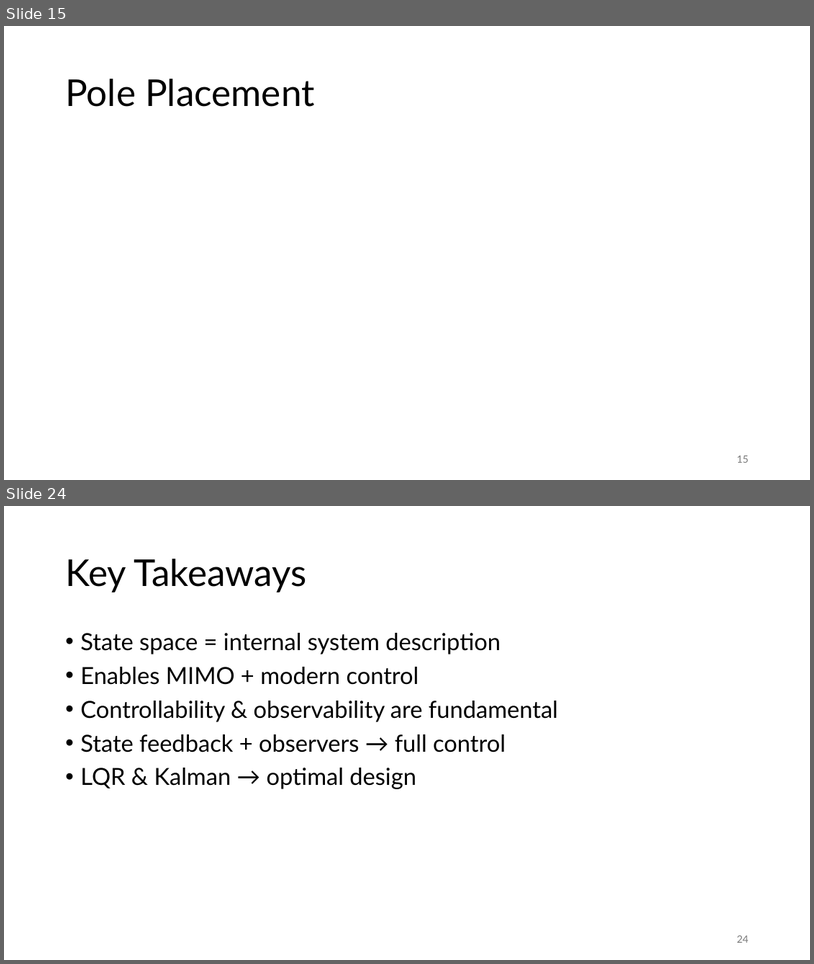
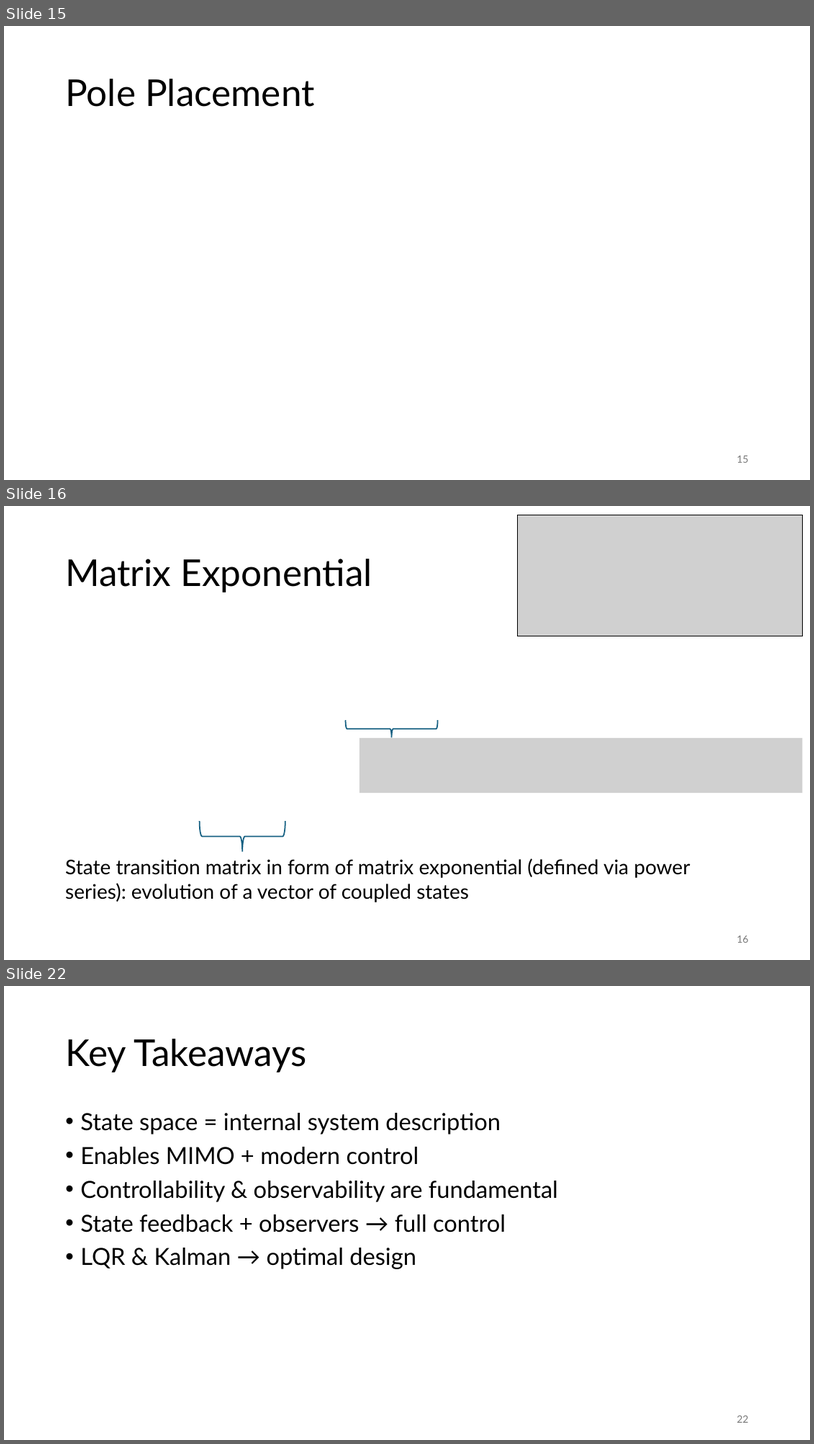
Before and after one commit to FelixWick/control_engineering, a slide deck: slides/7_state_space.pptx. Shown one above the other, each under a label of ours: slides 15 and 24 before the commit, slides 15, 16 and 22 after it; the slides between them are not shown. The pictures are 814x964 and 814x1444 pixels, drawn with LibreOffice and Linux fonts; fonts in the diff are those of the drawing; grey boxes stand for pictures. Boxes give left, top, right and bottom in pixels: in the first picture for what was removed or moved away, otherwise in the second. Text is boxed around its words. In the diff, an @@ line names an element or a change of style, - is before the commit and + after.

Commit message:
state space slides

```diff
--- a/slides/7_state_space.pptx
+++ b/slides/7_state_space.pptx
@@ slide 16 added at (x1=4, y1=506, x2=810, y2=960), background #FFFFFF @@
@@ picture added at (x1=518, y1=515, x2=803, y2=636) @@
@@ title added at (x1=65, y1=559, x2=373, y2=592), 44 pt, text #000000 @@
+Matrix Exponential
@@ left brace added at (x1=346, y1=720, x2=438, y2=737), outline #156082 1.5 pt @@
@@ picture added at (x1=360, y1=738, x2=803, y2=793) @@
@@ left brace added at (x1=199, y1=821, x2=286, y2=852), outline #156082 1.5 pt @@
@@ text added at (x1=65, y1=858, x2=690, y2=902), 24 pt, text #000000 @@
+State transition matrix in form of matrix exponential (defined via power series): evolution of a vector of coupled states
@@ page number added at (x1=737, y1=935, x2=748, y2=942), 12 pt, text #797979 @@
+16
@@ what was slide 24 is now slide 22 @@
@@ page number at (x1=737, y1=1415, x2=748, y2=1422): text changed @@
-24
+22
```
Also in this commit, not shown: 4 slides changed, 1 other slide added, 4 slides removed, 1 other file.
